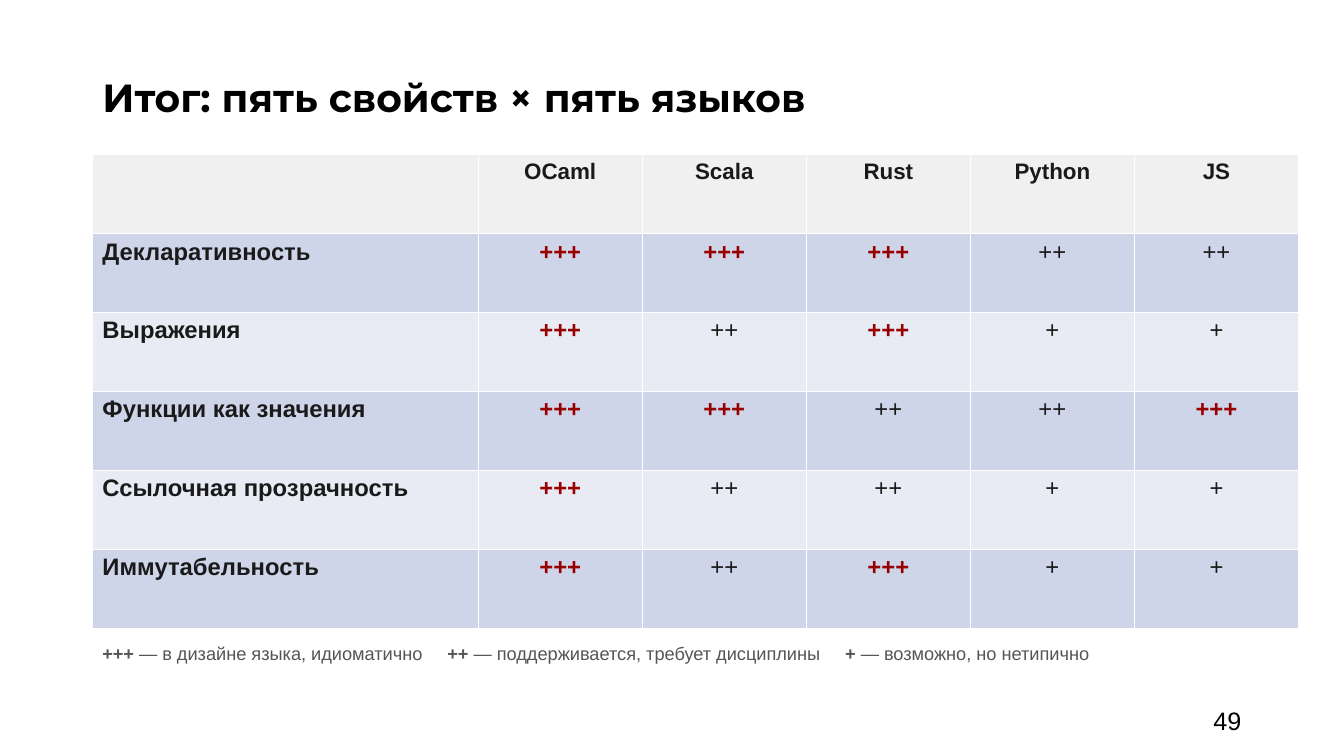
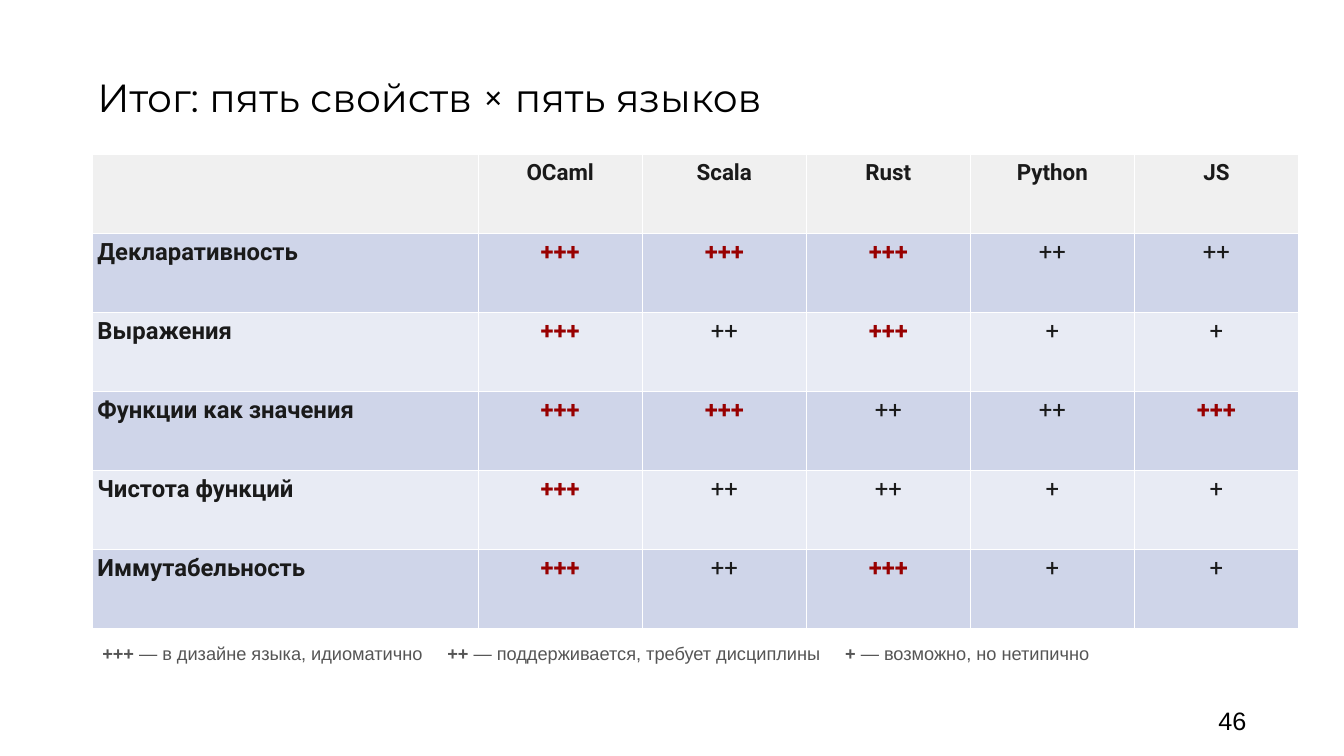
Before and after one commit to argent-smith/presentations, a slide deck: slide 46 of FP_Talk_2026/nastachku/presentation.pptx (slide 49 before the commit). Drawn at 1344x756 pixels with LibreOffice and Linux fonts; fonts in the diff are those of the drawing; background and template pictures are left out. Boxes give left, top, right and bottom in pixels: in the first picture for what was removed or moved away, otherwise in the second. Text is boxed around its words. In the diff, an @@ line names an element or a change of style, - is before the commit and + after.

```diff
--- a/FP_Talk_2026/nastachku/presentation.pptx
+++ b/FP_Talk_2026/nastachku/presentation.pptx
@@ text "Итог: пять свойств × пять ..." at <box>97,83,762,113</box>: bold off @@
@@ table at <box>93,154,1301,628</box> @@
-row 5, column 1: Ссылочная прозрачность
+row 5, column 1: Чистота функций
@@ font Arial to Roboto @@
@@ page number removed at <box>1213,712,1241,731</box> @@
-49
@@ page number added at <box>1218,712,1246,731</box>, 18 pt, text #000000 @@
+46
```
Also in this commit, not shown: 16 other slides changed, 42 slides added, 34 slides removed, 13 other files.
